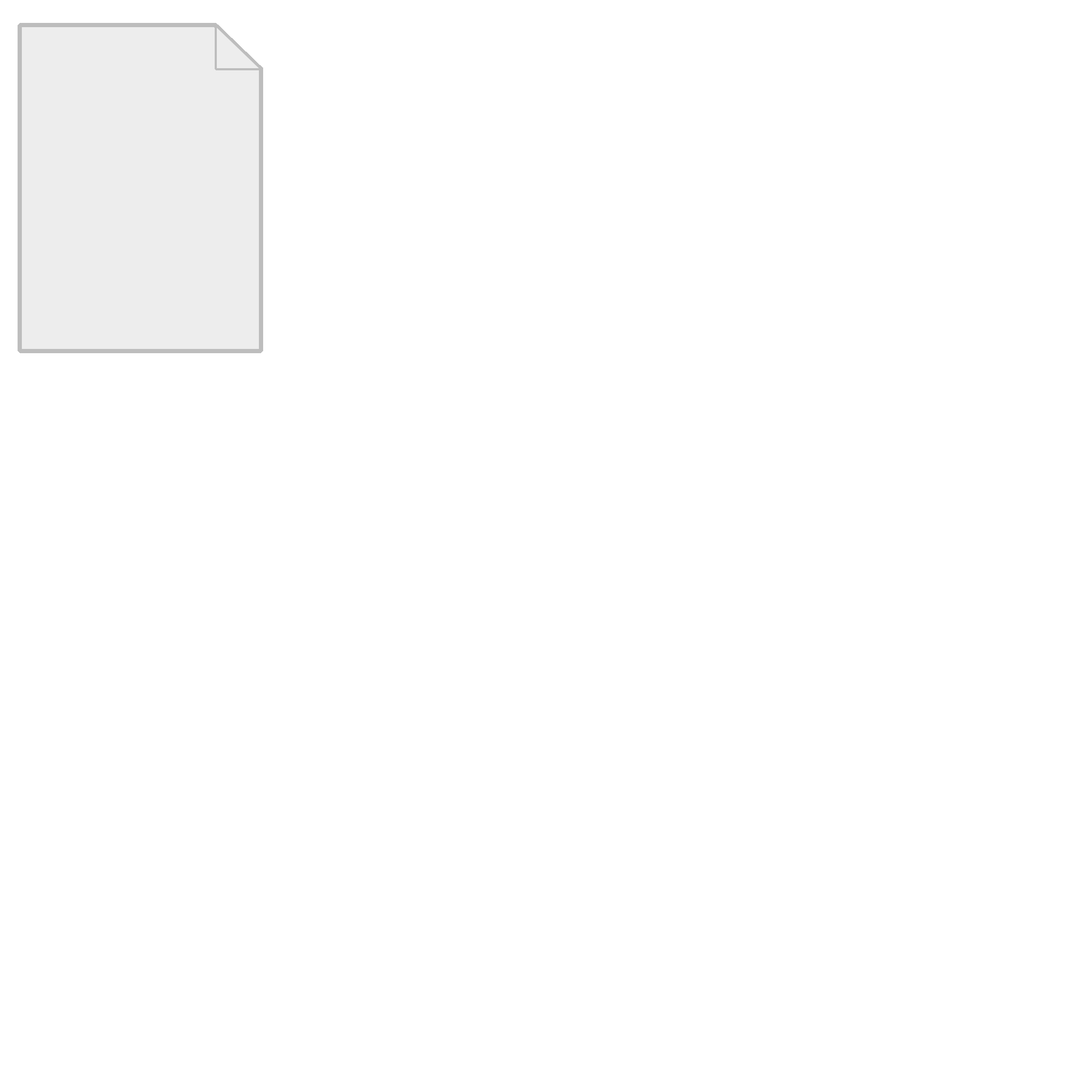
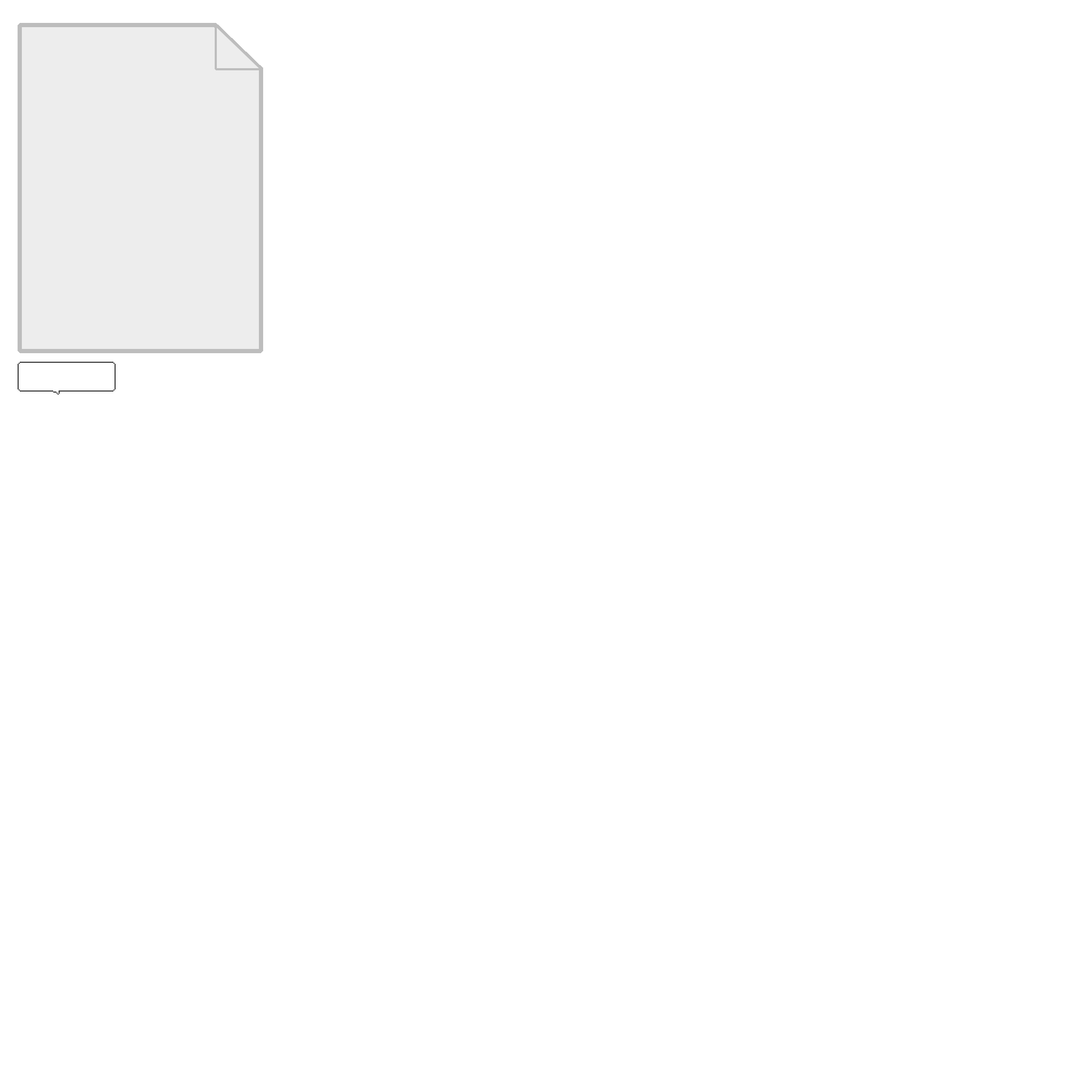
The second w=1091, h=1091 image is a revision of the first. Changes to its layers:
painted on "Layer 1" over box(17, 361, 116, 395)
removed layer "Rounded Rectangle 1" from group "PlayerChatBubble" over box(17, 366, 116, 395)
